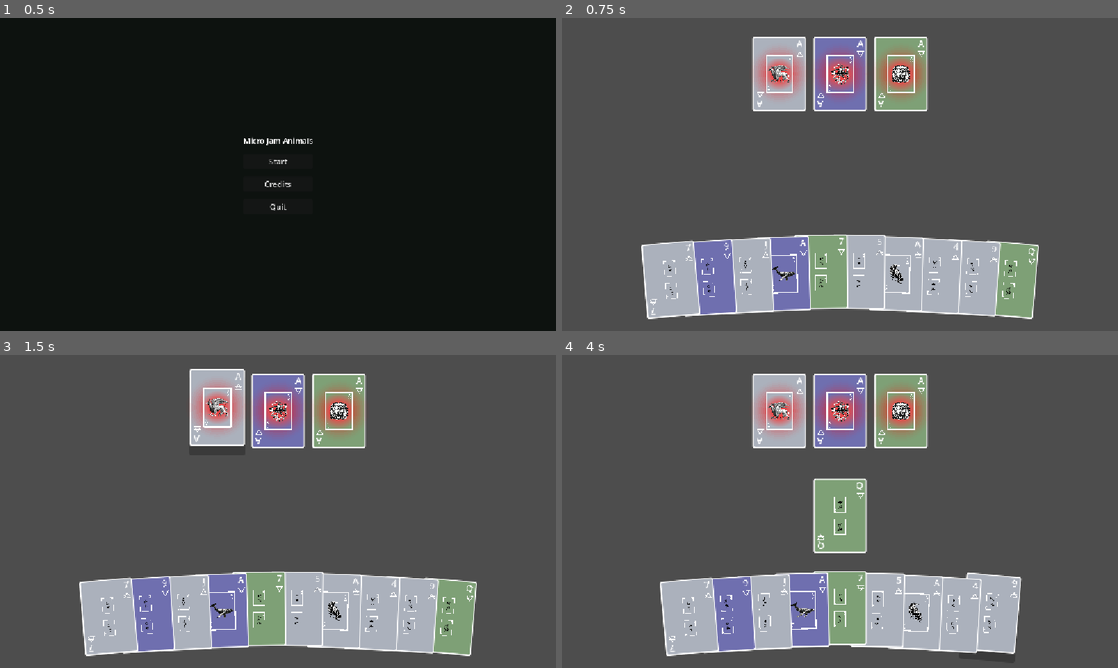
Above: before the commit, frames 1-4 (two rows, left to right).
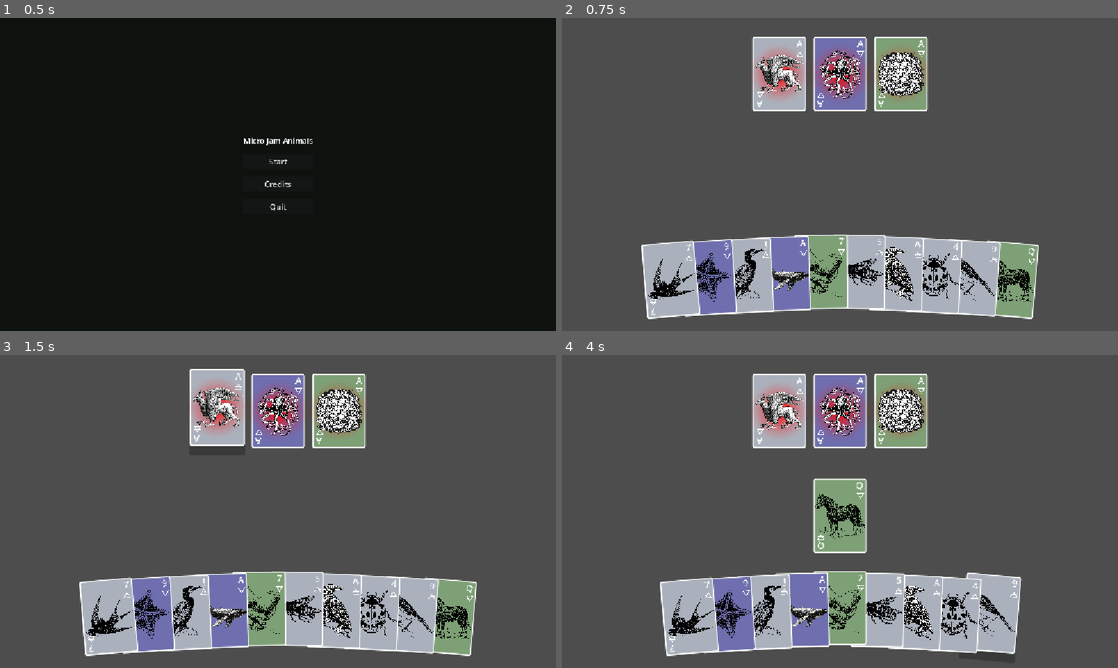
Above: after the commit, the same moments.

Repository: Chipi-Chapa-Corp/micro-jam-animals
Game: Godot game, scene res://scenes/main-menu/scene.tscn
Two runs of this game, one before a commit and one after it. Both use one fixed random seed, a clock stepped at 60 frames per second and the inputs below.
Inputs (mouse positions are in pixels of both pictures, inside the frame that each line leads up to):
- Up to frame 1 (0.5 s): no input
- Up to frame 2 (0.75 s): click "Start" at 0.5 s
- Up to frame 3 (1.5 s): tap Enter at 1.25 s; move the mouse to (216, 411) at 1.27 s; click (216, 411) at 1.42 s
- Up to frame 4 (4 s): tap Space at 2, 3.5 s; move the mouse to (840, 411) at 2.02 s; click (840, 411) at 2.17 s; tap Enter at 2.75 s; move the mouse to (901, 411) at 2.77 s; click (901, 411) at 2.92 s; move the mouse to (1006, 617) at 3.52 s; click (1006, 617) at 3.67 s

Frame 1 is identical in both runs. In frame 2, 5.4% of the frame differs, in the area x 15-85%, y 10-91%; in frame 3, 5.4%; in frame 4, 5.5%, in the area x 19-82%, y 10-92%.

Commit message:
fix: card images

Diff:
--- a/scenes/card/script.gd
+++ b/scenes/card/script.gd
@@ -26,6 +26,9 @@
 const WATER_COLOR: Color = Color(111.0 / 255.0, 111.0 / 255.0, 175.0 / 255.0)
 const LAND_COLOR: Color = Color(126.0 / 255.0, 160.0 / 255.0, 118.0 / 255.0)
 const AIR_COLOR: Color = Color(171.0 / 255.0, 177.0 / 255.0, 188.0 / 255.0)
+const CARD_ART_CENTER: Vector2 = Vector2(55.0, 77.0)
+const CARD_ART_SIZE: Vector2 = Vector2(75.0, 80.0)
+const CARD_ART_SCALE: float = 1.5
 
 var id: String:
 	get:
@@ -154,18 +157,9 @@
 
 
 func _refresh_art_layout() -> void:
-	if value == 1:
-		_set_control_anchors(art, Vector2(0.16, 0.24), Vector2(0.84, 0.76))
-		art.rotation = 0.0
-		bottom_art.visible = false
-		_sync_pivots()
-		return
-
-	_set_control_anchors(art, Vector2(0.18, 0.24), Vector2(0.82, 0.46))
+	_set_control_rect(art, CARD_ART_CENTER, CARD_ART_SIZE, CARD_ART_SCALE)
 	art.rotation = 0.0
-	bottom_art.visible = true
-	_set_control_anchors(bottom_art, Vector2(0.18, 0.54), Vector2(0.82, 0.76))
-	bottom_art.rotation = PI
+	bottom_art.visible = false
 	_sync_pivots()
 
 
@@ -196,15 +190,18 @@
 			return AIR_COLOR
 
 
-func _set_control_anchors(control: Control, top_left: Vector2, bottom_right: Vector2) -> void:
-	control.anchor_left = top_left.x
-	control.anchor_top = top_left.y
-	control.anchor_right = bottom_right.x
-	control.anchor_bottom = bottom_right.y
-	control.offset_left = 0.0
-	control.offset_top = 0.0
-	control.offset_right = 0.0
-	control.offset_bottom = 0.0
+func _set_control_rect(control: Control, center: Vector2, base_size: Vector2, scale_value: float) -> void:
+	var next_size := base_size * scale_value
+	var top_left := center - (next_size * 0.5)
+
+	control.anchor_left = 0.0
+	control.anchor_top = 0.0
+	control.anchor_right = 0.0
+	control.anchor_bottom = 0.0
+	control.offset_left = top_left.x
+	control.offset_top = top_left.y
+	control.offset_right = top_left.x + next_size.x
+	control.offset_bottom = top_left.y + next_size.y
 
 
 func _on_mouse_entered() -> void:
Binary file changed: assets/predator_air_1.png
Binary file added: assets/predator_air_10.webp
Not shown, added: assets/predator_air_10.webp.import
Binary file changed: assets/predator_air_11.png
Binary file changed: assets/predator_air_12.png
Binary file changed: assets/predator_air_13.png
Binary file changed: assets/predator_air_2.png
Binary file changed: assets/predator_air_3.png
Binary file added: assets/predator_air_4.webp
Not shown, added: assets/predator_air_4.webp.import
Binary file changed: assets/predator_air_5.png
Binary file changed: assets/predator_air_6.png
(and 69 more such lines)
